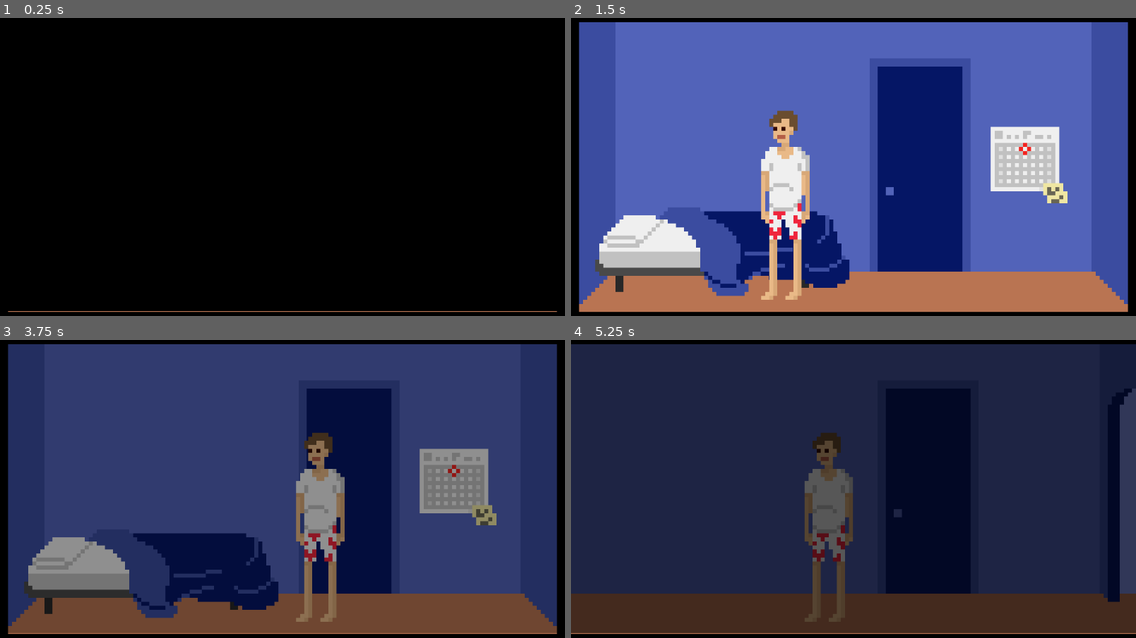
Above: before the commit, frames 1-4 (two rows, left to right).
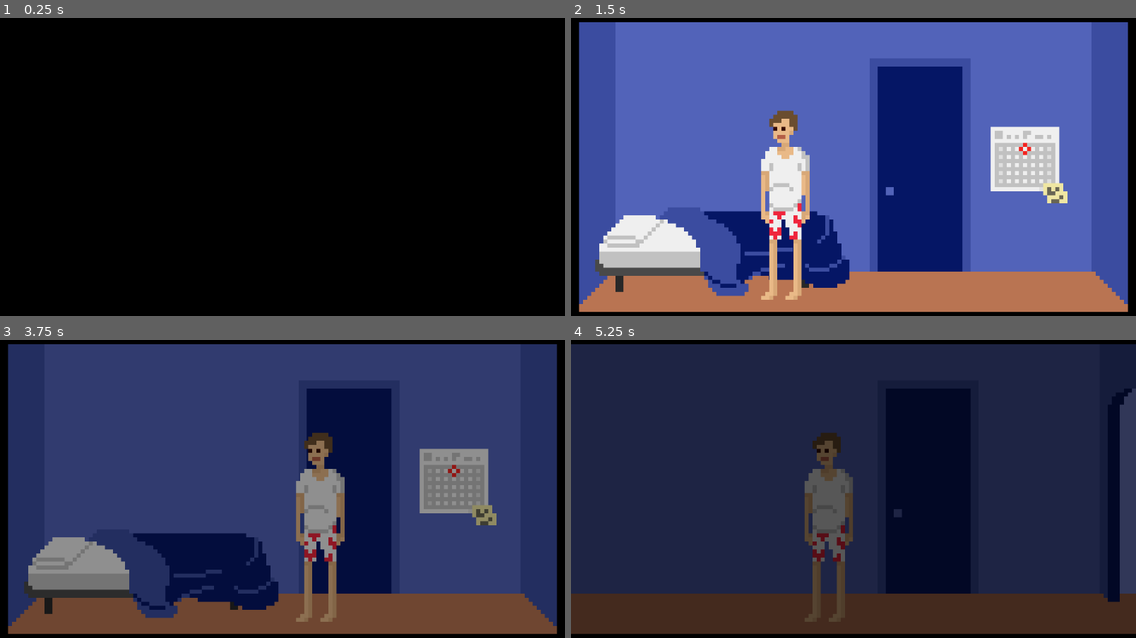
Above: after the commit, the same moments.

Repository: lthammond/CS315-midterm-Halfway_There
Game: Godot game, scene res://src/Bedroom.tscn
Two runs of this game, one before a commit and one after it. Both use one fixed random seed, a clock stepped at 60 frames per second and the inputs below.
Inputs:
- Up to frame 1 (0.25 s): no input
- Up to frame 2 (1.5 s): tap Enter at 0.5 s; hold Right (move_right) 0.53-1.28 s; hold Up (interact) 0.53-1.28 s; hold Left (move_left) from 1.28 s (still down); tap Up (interact) at 1.35 s
- Up to frame 3 (3.75 s): release Left (move_left) at 2.03 s; hold Up (interact) 2.03-2.78 s; hold Right (move_right) 2.03-3.53 s; tap Up (interact) at 2.85 s; hold Left (move_left) from 3.53 s (still down); hold Up (interact) from 3.53 s (still down)
- Up to frame 4 (5.25 s): keep holding Left (move_left); release Up (interact) at 4.28 s; tap Up (interact) at 4.35 s; tap Space at 5 s; hold Up (interact) from 5.03 s (still down)

The runs differ from the first frame. In frame 1, 0.5% of the frame differs, in the area x 1-99%, y 98-99%; in frame 2, nothing differs; in frame 3, 0.2%; in frame 4, 0.2%.

Commit message:
Tweak fader location

Diff:
--- a/project/src/Door.tscn
+++ b/project/src/Door.tscn
@@ -68,6 +68,10 @@
 [node name="ColorRect" type="ColorRect" parent="ScreenFader"]
 anchor_right = 1.0
 anchor_bottom = 1.0
+margin_left = 176.777
+margin_top = 79.196
+margin_right = 176.777
+margin_bottom = 79.1959
 color = Color( 0, 0, 0, 1 )
 __meta__ = {
 "_edit_use_anchors_": false
